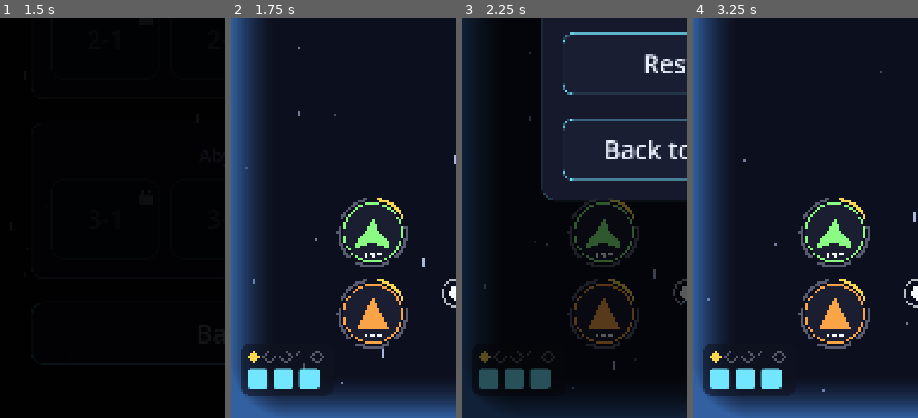
Above: before the commit, frames 1-4 (left to right).
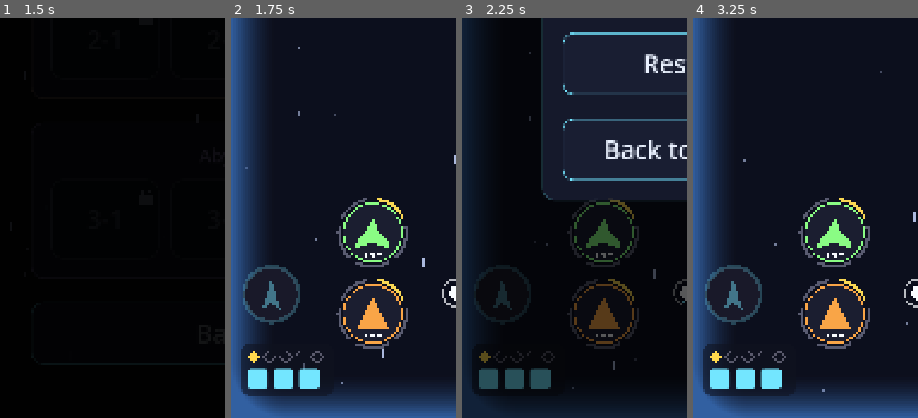
Above: after the commit, the same moments.

Repository: GDPonsoni/Nucleon-Squad-3D
Game: Godot game, scene res://scenes/menu.tscn
The game is run twice, just before and just after one commit, with the same random seed, the same clock (stepped at 60 frames per second) and the same inputs.
Inputs (mouse positions are % of the whole screen's width and height, from its top left):
- Up to frame 1 (1.5 s): click "Play" at 0.5 s; click (23, 30) at 1.25 s
- Up to frame 2 (1.75 s): no input
- Up to frame 3 (2.25 s): click (90, 9) at 2 s
- Up to frame 4 (3.25 s): click "Restart" at 2.75 s
The pictures show only the part of the screen within x 0-50%, y 50-100%; the shares and areas given below are measured in that part.

Frame 1 is identical in both runs. In frame 2, 1.2% of the frame differs, in the area x 5-31%, y 61-77%; in frame 3, 0.3%; in frame 4, 1.2%.

Commit message:
feat(weapons): adiciona especial por arma que recarrega com o tempo
Botão no canto inferior esquerdo, acima do painel de hits e nível:
mostra o corpo ativo e um anel que enche; pronto, fica dourado e pulsa.
Cada corpo tem a própria carga (enche só com ele ativo, zera ao ser
destruído). Raio: raio gigante por 2,5 s e anel que limpa em volta.
Leque: rajada de 360° e anel que limpa os tiros. Mísseis: chuva de
mísseis, dois por inimigo na tela. Órbita: anel de energia que se
expande pela tela, limpa tiros e causa dano. Valores no grupo
"Especial" de cada data/weapons/*.tres.

Co-Authored-By: Claude Opus 5.5 <noreply@anthropic.com>

Diff:
--- a/data/weapons/beam.tres
+++ b/data/weapons/beam.tres
@@ -49,3 +49,8 @@
 kind = 0
 color = Color(0.45, 0.9, 1, 1)
 levels = Array[ExtResource("2_level")]([SubResource("WeaponLevel_lv1"), SubResource("WeaponLevel_lv2"), SubResource("WeaponLevel_lv3"), SubResource("WeaponLevel_lv4"), SubResource("WeaponLevel_lv5")])
+special_charge_seconds = 20.0
+special_damage = 3
+special_duration = 2.5
+special_radius = 380.0
+special_width = 260.0
--- a/data/weapons/homing.tres
+++ b/data/weapons/homing.tres
@@ -79,3 +79,6 @@
 kind = 2
 color = Color(1, 0.65, 0.25, 1)
 levels = Array[ExtResource("2_level")]([SubResource("WeaponLevel_lv1"), SubResource("WeaponLevel_lv2"), SubResource("WeaponLevel_lv3"), SubResource("WeaponLevel_lv4"), SubResource("WeaponLevel_lv5")])
+special_charge_seconds = 18.0
+special_damage = 4
+special_count = 24
--- a/data/weapons/orbit.tres
+++ b/data/weapons/orbit.tres
@@ -59,3 +59,7 @@
 kind = 3
 color = Color(0.75, 0.55, 1, 1)
 levels = Array[ExtResource("2_level")]([SubResource("WeaponLevel_lv1"), SubResource("WeaponLevel_lv2"), SubResource("WeaponLevel_lv3"), SubResource("WeaponLevel_lv4"), SubResource("WeaponLevel_lv5")])
+special_charge_seconds = 16.0
+special_damage = 25
+special_duration = 0.9
+special_radius = 1300.0
--- a/data/weapons/spread.tres
+++ b/data/weapons/spread.tres
@@ -59,3 +59,8 @@
 kind = 1
 color = Color(0.55, 1, 0.5, 1)
 levels = Array[ExtResource("2_level")]([SubResource("WeaponLevel_lv1"), SubResource("WeaponLevel_lv2"), SubResource("WeaponLevel_lv3"), SubResource("WeaponLevel_lv4"), SubResource("WeaponLevel_lv5")])
+special_charge_seconds = 18.0
+special_damage = 4
+special_duration = 0.5
+special_radius = 520.0
+special_count = 36
--- a/scripts/core/game.gd
+++ b/scripts/core/game.gd
@@ -117,6 +117,7 @@
 	hud = Hud.new()
 	hud.name = "Hud"
 	add_child(hud)
+	hud.special_pressed.connect(_on_special_pressed)
 	hud.setup(state, spawner, "%s  %s" % [tr(planet.name_key), Session.stage_label(Session.planet_index, Session.stage_index)])
 
 	pause_menu = PauseMenu.new()
@@ -138,6 +139,8 @@
 
 ## Fase concluída quando o tempo acaba e não sobram inimigos (ou após um limite de espera).
 func _process(delta: float) -> void:
+	if not _match_over and player.body != null:
+		state.charge_special(delta)
 	if not _spawning_done or _match_over:
 		return
 	_clear_wait += delta
@@ -205,6 +208,13 @@
 		player.start_invulnerability(Params.hit_invulnerability_seconds)
 
 
+func _on_special_pressed() -> void:
+	if _match_over or player.body == null or not state.special_ready():
+		return
+	state.use_special()
+	SpecialAttack.trigger(player.body.weapon, player, context, self)
+
+
 func _on_powerup_collected() -> void:
 	state.powerups_collected += 1
 	if state.level_up_current() and player.weapon != null:
--- a/scripts/core/match_state.gd
+++ b/scripts/core/match_state.gd
@@ -13,6 +13,7 @@
 var bodies: Array[BodyData] = []
 var hits_left: PackedInt32Array = PackedInt32Array()
 var weapon_levels: PackedInt32Array = PackedInt32Array()  # nível da arma de cada corpo
+var special_charge: PackedFloat32Array = PackedFloat32Array()  # segundos de carga do especial por corpo
 var current: int = 0
 
 # Estatísticas da partida (HUD e telas de resultado)
@@ -27,6 +28,8 @@
 	hits_left.fill(Params.body_max_hits)
 	weapon_levels.resize(bodies.size())
 	weapon_levels.fill(Params.debug_start_weapon_level)
+	special_charge.resize(bodies.size())
+	special_charge.fill(0.0)
 
 
 func current_body() -> BodyData:
@@ -62,8 +65,9 @@
 	hits_changed.emit(current, hits_left[current])
 	if is_alive(current):
 		return
-	# Corpo perdido leva junto os power-ups da arma
+	# Corpo perdido leva junto os power-ups da arma e a carga do especial
 	weapon_levels[current] = 1
+	special_charge[current] = 0.0
 	body_destroyed.emit(current)
 	if alive_indices().is_empty():
 		game_over.emit()
@@ -82,3 +86,22 @@
 	kills += 1
 	score += points
 	score_changed.emit(score)
+
+
+## O especial do corpo ativo carrega com o tempo (de jogo) enquanto ele está ativo.
+func charge_special(delta: float) -> void:
+	if is_alive(current):
+		special_charge[current] = minf(special_charge[current] + delta, current_body().weapon.special_charge_seconds)
+
+
+## 0 a 1: quanto o especial do corpo ativo já carregou.
+func special_ratio() -> float:
+	return special_charge[current] / current_body().weapon.special_charge_seconds
+
+
+func special_ready() -> bool:
+	return is_alive(current) and special_ratio() >= 1.0
+
+
+func use_special() -> void:
+	special_charge[current] = 0.0
--- a/scripts/core/params.gd
+++ b/scripts/core/params.gd
@@ -149,6 +149,19 @@
 var cross_band_top: float = 0.08  # faixa da tela (0-1) onde os inimigos laterais entram
 var cross_band_bottom: float = 0.45
 
+# --- Especial (valores de cada arma ficam em data/weapons/) ---
+var special_button_size: float = 150.0
+var special_button_gap: float = 24.0  # acima do painel de hits e nível
+var special_ring_width: float = 9.0
+var special_beam_open_seconds: float = 0.15
+var special_burst_rings: int = 3
+var special_burst_speed: float = 1300.0
+var special_burst_size: Vector2 = Vector2(22.0, 22.0)
+var special_missile_speed: float = 900.0
+var special_missile_size: Vector2 = Vector2(20.0, 32.0)
+var special_missile_lifetime: float = 3.0
+var special_missile_turn_degrees: float = 360.0
+
 # --- Power-ups ---
 var powerup_every_kills: int = 8  # 1 power-up a cada N inimigos destruídos
 var powerup_pool_size: int = 8
--- a/scripts/ui/hud.gd
+++ b/scripts/ui/hud.gd
@@ -4,6 +4,9 @@
 ## Topo: progresso da fase, pontuação e nome da fase.
 ## Base esquerda: nível da arma e hits do corpo ativo. Base direita: formação.
 ## Flash vermelho na tela ao levar hit. Com chefe: barra de vida dele no topo.
+## Botão do especial acima do painel da base esquerda.
+
+signal special_pressed
 
 var _state: MatchState
 var _spawner: EnemySpawner
@@ -15,6 +18,7 @@
 var _boss: Boss
 var _boss_label: Label
 var _warning: Label
+var _special: SpecialButton
 
 
 func _ready() -> void:
@@ -55,6 +59,18 @@
 	_warning.add_theme_font_size_override("font_size", Params.hud_score_font_size)
 	_warning.visible = false
 	_canvas.add_child(_warning)
+
+	# Especial: canto inferior esquerdo, logo acima do painel de nível e hits
+	_special = SpecialButton.new()
+	_special.set_anchors_preset(Control.PRESET_BOTTOM_LEFT)
+	var panel_height: float = Params.hud_pip_size.y + Params.hud_gap + Params.hud_level_size + Params.hud_panel_padding * 2.0
+	var bottom: float = Params.hud_margin.y + panel_height + Params.special_button_gap
+	_special.offset_left = Params.hud_margin.x - Params.hud_panel_padding
+	_special.offset_right = _special.offset_left + Params.special_button_size
+	_special.offset_bottom = -bottom
+	_special.offset_top = -bottom - Params.special_button_size
+	_special.pressed.connect(special_pressed.emit)
+	_canvas.add_child(_special)
 
 	_flash = ColorRect.new()
 	_flash.color = Color(Params.hud_hit_flash_color, 0.0)
@@ -105,6 +121,10 @@
 func _process(_delta: float) -> void:
 	# Progresso muda a cada frame; o resto é barato de redesenhar junto
 	_canvas.queue_redraw()
+	if _state != null:
+		var alive: bool = _state.is_alive(_state.current)
+		_special.body = _state.current_body() if alive else null
+		_special.charge = _state.special_ratio() if alive else 0.0
 
 
 func _on_score_changed(score: int) -> void:
--- /dev/null
+++ b/scripts/ui/special_button.gd
@@ -0,0 +1,41 @@
+class_name SpecialButton
+extends Button
+## Botão do especial (canto inferior esquerdo): mostra o formato do corpo ativo e um
+## anel que enche com a carga. Cheio, o anel fica dourado e pulsa.
+
+var charge: float = 0.0  # 0 a 1
+var body: BodyData  # null = sem corpo (aguardando escolha)
+
+
+func _ready() -> void:
+	flat = true
+	focus_mode = Control.FOCUS_NONE
+	custom_minimum_size = Vector2.ONE * Params.special_button_size
+
+
+func _process(_delta: float) -> void:
+	disabled = body == null or charge < 1.0
+	queue_redraw()
+
+
+func _draw() -> void:
+	var center: Vector2 = size * 0.5
+	var radius: float = minf(size.x, size.y) * 0.5 - Params.special_ring_width
+	var ready: bool = body != null and charge >= 1.0
+	var color: Color = Params.powerup_color if ready else (body.color if body != null else Params.hud_dead_color)
+
+	draw_circle(center, radius, Params.switch_icon_bg_color)
+	draw_arc(center, radius, 0.0, TAU, 48, Color(color, 0.25), Params.special_ring_width)
+	if charge > 0.0:
+		draw_arc(center, radius, -PI * 0.5, -PI * 0.5 + TAU * charge, 48, color, Params.special_ring_width)
+
+	if body != null:
+		var points := PackedVector2Array()
+		for point in body.shape:
+			points.append(center + point * radius * 1.1)
+		draw_colored_polygon(points, body.color if ready else Color(body.color, 0.45))
+
+	if ready:
+		# Brilho pulsando em volta quando está pronto
+		var pulse: float = 0.5 + 0.5 * sin(Time.get_ticks_msec() * 0.008)
+		draw_arc(center, radius + Params.special_ring_width * (1.0 + pulse), 0.0, TAU, 48, Color(color, 0.6 * (1.0 - pulse)), 4.0)
--- /dev/null
+++ b/scripts/weapons/giant_beam.gd
@@ -0,0 +1,56 @@
+class_name GiantBeam
+extends Node2D
+## Especial do Raio: raio gigante para frente por alguns segundos. Fica como filho
+## da nave, atinge todo inimigo na coluna e apaga os tiros inimigos dentro dele.
+
+const TICK: float = 0.05  # segundos entre aplicações de dano
+
+var _context: CombatContext
+var _data: WeaponData
+var _age: float = 0.0
+var _tick: float = 0.0
+var _width: float = 0.0
+
+
+func setup(context: CombatContext, data: WeaponData) -> void:
+	_context = context
+	_data = data
+	show_behind_parent = true
+
+
+func _process(delta: float) -> void:
+	_age += delta
+	var duration: float = _data.special_duration
+	if _age >= duration:
+		queue_free()
+		return
+	# Abre rápido, mantém e fecha no fim
+	var open: float = minf(_age / Params.special_beam_open_seconds, 1.0)
+	var close: float = minf((duration - _age) / Params.special_beam_open_seconds, 1.0)
+	_width = _data.special_width * minf(open, close)
+
+	var tip_y: float = global_position.y - Params.ship_size.y * 0.5
+	var half: float = _width * 0.5
+	var bullets: Array[PoolItem] = _context.enemy_bullets.active
+	for i in range(bullets.size() - 1, -1, -1):
+		var bullet := bullets[i] as Bullet
+		if bullet.position.y < tip_y and absf(bullet.position.x - global_position.x) <= half + bullet.radius:
+			_context.enemy_bullets.release(bullet)
+
+	_tick -= delta
+	if _tick <= 0.0:
+		_tick += TICK
+		for item in _context.hostiles():
+			var enemy := item as Enemy
+			if enemy.visible and enemy.position.y < tip_y and absf(enemy.position.x - global_position.x) <= half + enemy.radius:
+				enemy.take_damage(_data.special_damage)
+	queue_redraw()
+
+
+func _draw() -> void:
+	var tip_y: float = -Params.ship_size.y * 0.5
+	var length: float = get_viewport_rect().size.y * 2.0
+	var pulse: float = 0.85 + 0.15 * sin(_age * 30.0)
+	draw_rect(Rect2(-_width * 0.5, tip_y - length, _width, length), Color(_data.color, 0.35 * pulse))
+	draw_rect(Rect2(-_width * 0.3, tip_y - length, _width * 0.6, length), Color(_data.color.lightened(0.4), 0.7 * pulse))
+	draw_rect(Rect2(-_width * 0.12, tip_y - length, _width * 0.24, length), Color(1.0, 1.0, 1.0, 0.9))
--- /dev/null
+++ b/scripts/weapons/shockwave.gd
@@ -0,0 +1,53 @@
+class_name Shockwave
+extends Node2D
+## Anel de energia que se expande a partir de um ponto: destrói os tiros inimigos
+## que alcança e, se tiver dano, atinge cada inimigo uma única vez.
+
+var _context: CombatContext
+var _max_radius: float = 0.0
+var _duration: float = 0.0
+var _damage: int = 0
+var _color: Color
+var _age: float = 0.0
+var _radius: float = 0.0
+var _hit: Dictionary = {}  # inimigos já atingidos
+
+
+func setup(context: CombatContext, center: Vector2, max_radius: float, duration: float, damage: int, color: Color) -> void:
+	_context = context
+	position = center
+	_max_radius = max_radius
+	_duration = duration
+	_damage = damage
+	_color = color
+
+
+func _process(delta: float) -> void:
+	_age += delta
+	var t: float = clampf(_age / _duration, 0.0, 1.0)
+	_radius = _max_radius * ease(t, 0.5)
+
+	var bullets: Array[PoolItem] = _context.enemy_bullets.active
+	for i in range(bullets.size() - 1, -1, -1):
+		var bullet := bullets[i] as Bullet
+		if bullet.position.distance_to(position) <= _radius + bullet.radius:
+			_context.enemy_bullets.release(bullet)
+
+	if _damage > 0:
+		for item in _context.hostiles():
+			var enemy := item as Enemy
+			if _hit.has(enemy) or not enemy.visible:
+				continue
+			if enemy.position.distance_to(position) <= _radius + enemy.radius:
+				_hit[enemy] = true
+				enemy.take_damage(_damage)
+
+	queue_redraw()
+	if t >= 1.0:
+		queue_free()
+
+
+func _draw() -> void:
+	var fade: float = 1.0 - clampf(_age / _duration, 0.0, 1.0)
+	draw_circle(Vector2.ZERO, _radius, Color(_color, 0.12 * fade))
+	draw_arc(Vector2.ZERO, _radius, 0.0, TAU, 96, Color(_color.lightened(0.3), fade), 4.0 + 14.0 * fade)
--- /dev/null
+++ b/scripts/weapons/special_attack.gd
@@ -0,0 +1,68 @@
+class_name SpecialAttack
+## Dispara o especial da arma (um por tipo, valores no grupo "Especial" da WeaponData):
+## Raio: raio gigante + anel que limpa em volta. Leque: rajada de 360° que limpa os tiros.
+## Mísseis: chuva de mísseis atrás de todos os inimigos na tela. Órbita: anel de energia
+## que se expande pela tela, limpa os tiros e causa dano.
+
+
+static func trigger(data: WeaponData, player: Player, context: CombatContext, world: Node) -> void:
+	match data.kind:
+		WeaponData.Kind.BEAM:
+			var beam := GiantBeam.new()
+			beam.setup(context, data)
+			player.add_child(beam)
+			_shockwave(context, world, player.position, data.special_radius, 0.4, 0, data.color)
+		WeaponData.Kind.SPREAD:
+			_burst(data, player, context)
+			_shockwave(context, world, player.position, data.special_radius, data.special_duration, 0, data.color)
+		WeaponData.Kind.HOMING:
+			_missile_rain(data, player, context)
+		WeaponData.Kind.ORBIT:
+			_shockwave(context, world, player.position, data.special_radius, data.special_duration, data.special_damage, data.color)
+
+
+static func _shockwave(context: CombatContext, world: Node, center: Vector2, radius: float, duration: float, damage: int, color: Color) -> void:
+	var wave := Shockwave.new()
+	wave.setup(context, center, radius, duration, damage, color)
+	world.add_child(wave)
+
+
+## Anéis de projéteis em 360°, um pouco defasados entre si.
+static func _burst(data: WeaponData, player: Player, context: CombatContext) -> void:
+	var per_ring: int = maxi(data.special_count / Params.special_burst_rings, 1)
+	for ring in Params.special_burst_rings:
+		var offset: float = TAU / per_ring * ring / Params.special_burst_rings
+		for i in per_ring:
+			var bullet := context.player_bullets.acquire() as Bullet
+			if bullet == null:
+				return
+			var dir := Vector2.from_angle(offset + TAU * i / per_ring)
+			var speed: float = Params.special_burst_speed * (1.0 - ring * 0.15)
+			bullet.activate(player.position, dir * speed, data.special_damage, Params.special_burst_size, data.color, Bullet.Shape.CIRCLE)
+
+
+## Dois mísseis por inimigo na tela (até special_count), cada um preso ao seu alvo.
+static func _missile_rain(data: WeaponData, player: Player, context: CombatContext) -> void:
+	var targets: Array[Enemy] = []
+	for item in context.hostiles():
+		var enemy := item as Enemy
+		if enemy.visible and enemy.is_on_screen():
+			targets.append(enemy)
+	var count: int = data.special_count if targets.is_empty() else mini(targets.size() * 2, data.special_count)
+	for i in count:
+		var bullet := context.player_bullets.acquire() as Bullet
+		if bullet == null:
+			return
+		var dir := Vector2.from_angle(-PI * 0.5 + TAU * i / count)
+		bullet.activate(player.position + dir * Params.ship_size.y, dir * Params.special_missile_speed,
+			data.special_damage, Params.special_missile_size, data.color, Bullet.Shape.TRIANGLE)
+		bullet.life_left = Params.special_missile_lifetime
+		bullet.homing_turn_rate = deg_to_rad(Params.special_missile_turn_degrees)
+		bullet.homing_turn_growth = deg_to_rad(Params.special_missile_turn_degrees)
+		if targets.is_empty():
+			bullet.target_finder = context.nearest_enemy
+		else:
+			var target: Enemy = targets[i % targets.size()]
+			# Persegue o alvo dele; se ele morrer, o inimigo mais próximo
+			bullet.target_finder = func(from: Vector2) -> Enemy:
+				return target if target.visible else context.nearest_enemy(from)
--- a/scripts/weapons/weapon_data.gd
+++ b/scripts/weapons/weapon_data.gd
@@ -10,6 +10,14 @@
 @export var color: Color = Color.WHITE
 @export var levels: Array[WeaponLevel] = []
 
+@export_group("Especial")  # cada tipo usa só parte dos campos
+@export var special_charge_seconds: float = 20.0  # tempo (com o corpo ativo) para encher
+@export var special_damage: int = 3
+@export var special_duration: float = 1.0  # Raio: tempo do raio gigante; Leque/Órbita: expansão do anel
+@export var special_radius: float = 500.0  # alcance do anel que limpa os tiros
+@export var special_width: float = 260.0  # Raio: largura do raio gigante
+@export var special_count: int = 24  # Leque: projéteis; Mísseis: máximo de mísseis
+
 
 func max_level() -> int:
 	return levels.size()
Not shown, added: scripts/ui/special_button.gd.uid
Not shown, added: scripts/weapons/giant_beam.gd.uid
Not shown, added: scripts/weapons/shockwave.gd.uid
Not shown, added: scripts/weapons/special_attack.gd.uid
